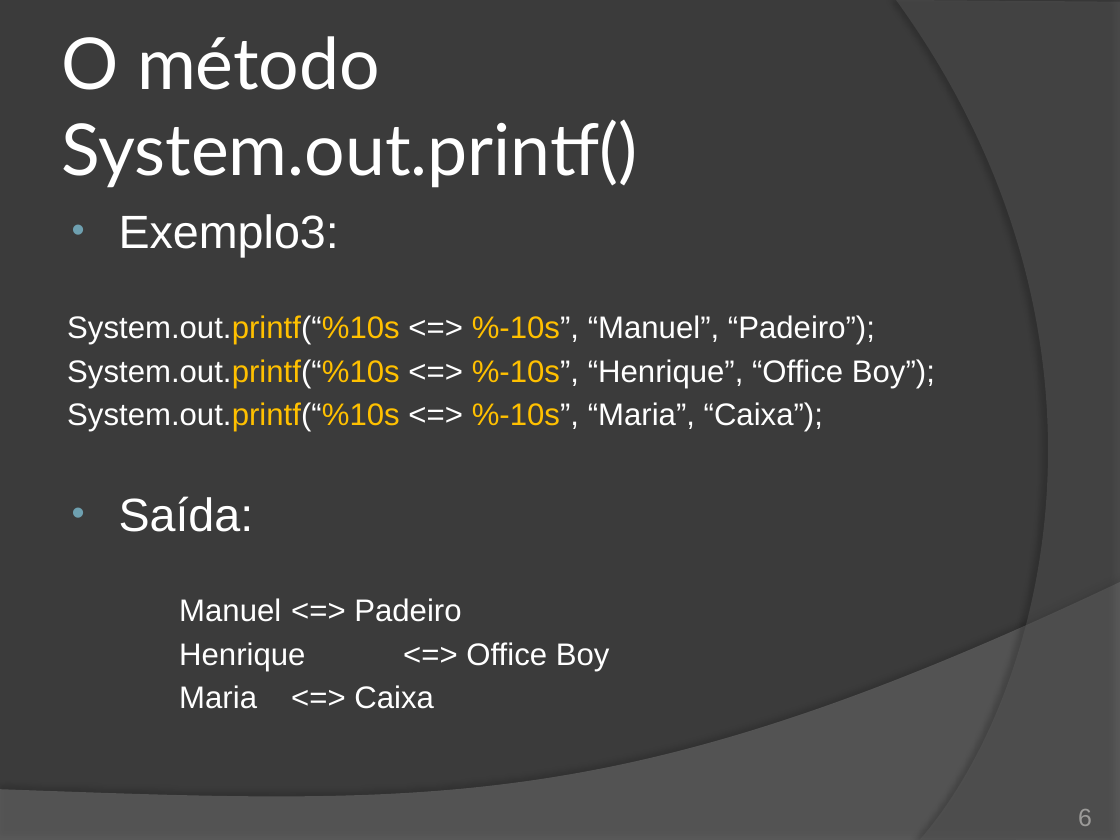
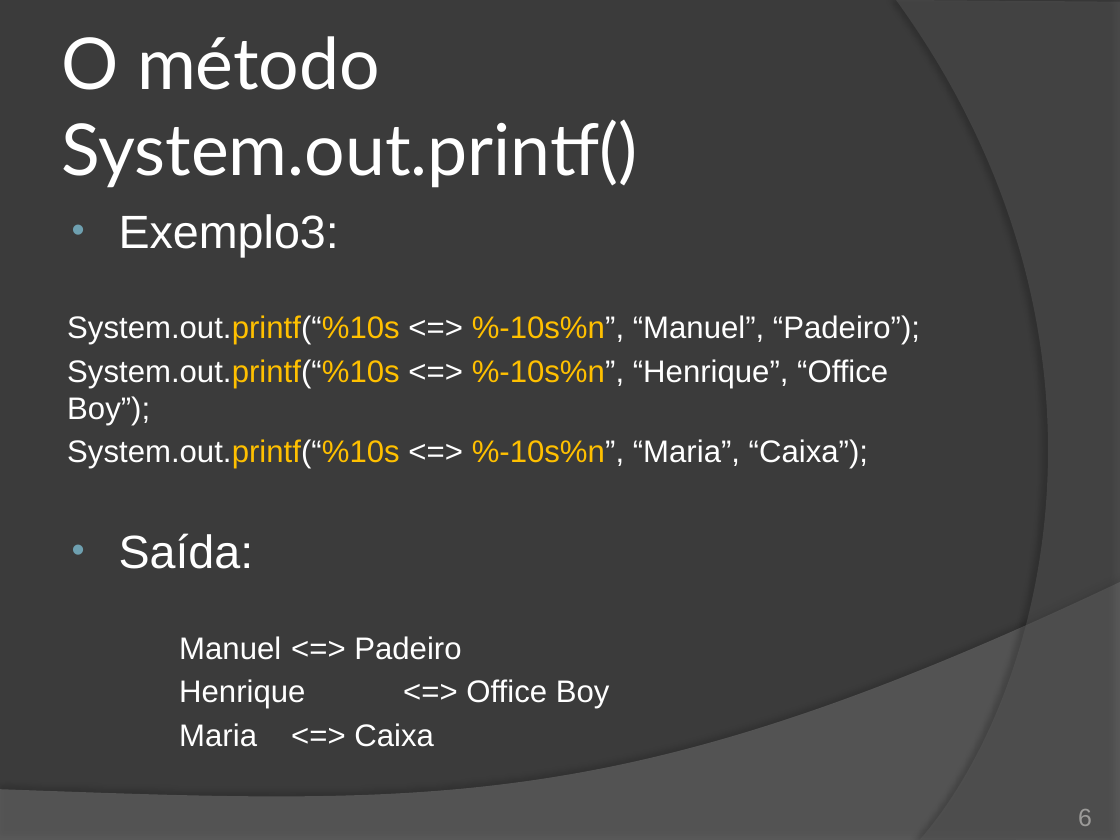
Before and after one commit to duchesqui/slzvieira-training, a slide deck: slide 6 of 2-Java-Programmer-Modulo-II/02.Capitulo01.pptx. Drawn at 1120x840 pixels with LibreOffice and Linux fonts; fonts in the diff are those of the drawing. Boxes give left, top, right and bottom in pixels: in the first picture for what was removed or moved away, otherwise in the second. Text is boxed around its words. In the diff, an @@ line names an element or a change of style, - is before the commit and + after.

```diff
--- a/2-Java-Programmer-Modulo-II/02.Capitulo01.pptx
+++ b/2-Java-Programmer-Modulo-II/02.Capitulo01.pptx
@@ text at (67,315,920,469): text changed @@
-System.out.printf(“%10s <=> %-10s”, “Manuel”, “Padeiro”);
-System.out.printf(“%10s <=> %-10s”, “Henrique”, “Office Boy”);
-System.out.printf(“%10s <=> %-10s”, “Maria”, “Caixa”);
+System.out.printf(“%10s <=> %-10s%n”, “Manuel”, “Padeiro”);
+System.out.printf(“%10s <=> %-10s%n”, “Henrique”, “Office Boy”);
+System.out.printf(“%10s <=> %-10s%n”, “Maria”, “Caixa”);
```
Also in this commit, not shown: 1 other slide changed, 4 other files.
